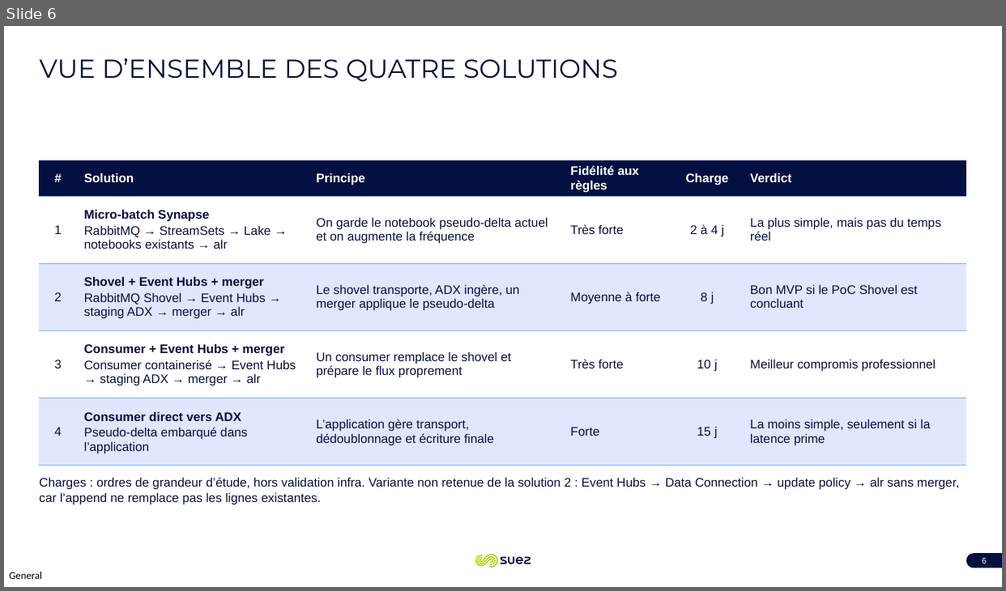
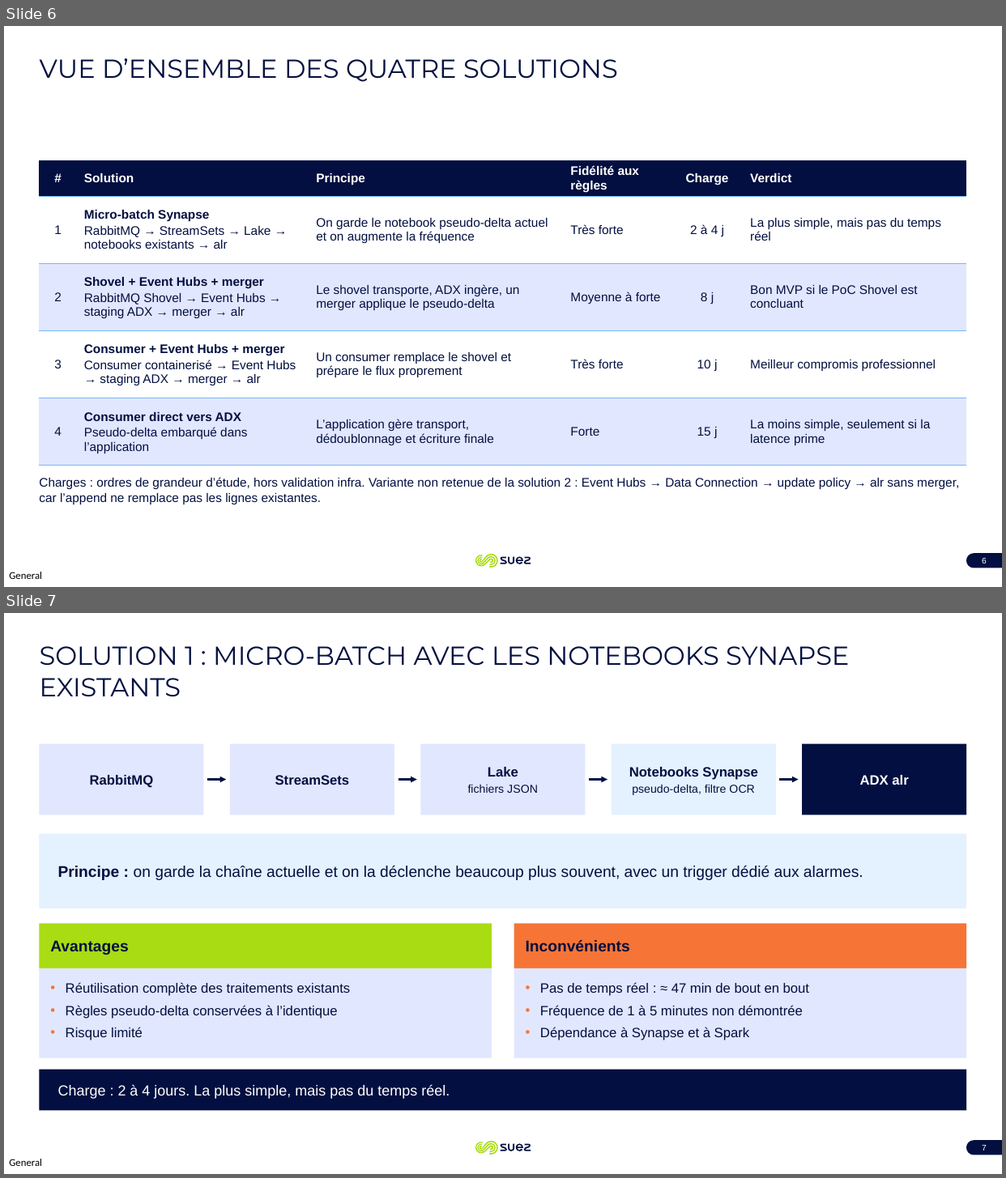
Before and after one commit to philfon/Pres, a slide deck: Presentation_ADX_synthese.pptx. Shown one above the other, each under a label of ours: slide 6 before the commit, slides 6 and 7 after it. The pictures are 1006x591 and 1006x1178 pixels, drawn with LibreOffice and Linux fonts; fonts in the diff are those of the drawing. Boxes give left, top, right and bottom in pixels: in the first picture for what was removed or moved away, otherwise in the second. Text is boxed around its words. In the diff, an @@ line names an element or a change of style, - is before the commit and + after.

```diff
--- a/Presentation_ADX_synthese.pptx
+++ b/Presentation_ADX_synthese.pptx
@@ slide 7 added at (x1=4, y1=613, x2=1002, y2=1174), background #FFFFFF; not listed: 3 template elements that a slide beside it also shows @@
@@ title added at (x1=40, y1=646, x2=849, y2=697), 25 pt, text none @@
+SOLUTION 1 : MICRO-BATCH AVEC LES NOTEBOOKS SYNAPSE EXISTANTS
@@ rectangle added at (x1=39, y1=744, x2=204, y2=815), fill #E1E7FE, 13 pt, text #030F40, bold @@
+RabbitMQ
@@ rectangle added at (x1=230, y1=744, x2=394, y2=815), fill #E1E7FE, 13 pt, text #030F40, bold @@
+StreamSets
@@ rectangle added at (x1=421, y1=744, x2=586, y2=815), fill #E1E7FE, 11 pt, text #030F40 @@
+Lake
+fichiers JSON
@@ rectangle added at (x1=612, y1=744, x2=776, y2=815), fill #E4F1FE, 11 pt, text #030F40 @@
+Notebooks Synapse
+pseudo-delta, filtre OCR
@@ rectangle added at (x1=802, y1=744, x2=967, y2=815), fill #030F40, 13 pt, text #FFFFFF, bold @@
+ADX alr
@@ arrow added from (207, 780) to (226, 780), #030F40 1.75 pt @@
@@ arrow added from (398, 780) to (417, 780), #030F40 1.75 pt @@
@@ arrow added from (589, 780) to (607, 780), #030F40 1.75 pt @@
@@ arrow added from (780, 780) to (799, 780), #030F40 1.75 pt @@
@@ rectangle added at (x1=39, y1=834, x2=967, y2=909), fill #E4F1FE, 15 pt, text #030F40 @@
+Principe : on garde la chaîne actuelle et on la déclenche beaucoup plus souvent, avec un trigger dédié aux alarmes.
@@ rectangle added at (x1=39, y1=924, x2=492, y2=969), fill #AADC14, 15 pt, text #030F40, bold @@
+Avantages
@@ rectangle added at (x1=514, y1=924, x2=967, y2=969), fill #F67536, 15 pt, text #030F40, bold @@
+Inconvénients
@@ rectangle added at (x1=39, y1=969, x2=492, y2=1059), fill #E1E7FE, 13 pt, text #030F40 @@
+• Réutilisation complète des traitements existants
+• Règles pseudo-delta conservées à l’identique
+• Risque limité
@@ rectangle added at (x1=514, y1=969, x2=967, y2=1059), fill #E1E7FE, 13 pt, text #030F40 @@
+• Pas de temps réel : ≈ 47 min de bout en bout
+• Fréquence de 1 à 5 minutes non démontrée
+• Dépendance à Synapse et à Spark
@@ rectangle added at (x1=39, y1=1070, x2=967, y2=1111), fill #030F40, 14 pt, text #FFFFFF @@
+Charge : 2 à 4 jours. La plus simple, mais pas du temps réel.
@@ page number added at (x1=967, y1=1141, x2=1002, y2=1156), fill #030F40, 8 pt, text #FFFFFF @@
+7
```
Also in this commit, not shown: 3 other slides added.
